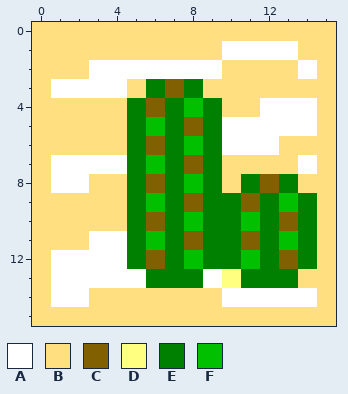
Pixel-art sprite -- assets/kaktus.png. Above: the version before the commit.
The file is 16x16 pixels. Colours within 5 levels of each other are drawn and written as one.
Palette (. is transparent): A #ffffff  B #ffdf80  C #806000  D #ffff80  E #008000  F #00c000
Pixels before, first column x 0:
 0 BBBBBBBBBBBBBBBB
 1 BBBBBBBBBBAAAABB
 2 BBBAAAAAAABBBBAB
 3 BAAAABECEBBBBBBB
 4 BBBBBECEFEBBAAAB
 5 BBBBBEFECEAAAAAB
 6 BBBBBECEFEAAABBB
 7 BAAAAEFECEBBBBAB
 8 BAABBECEFEBECEBB
 9 BBBBBEFECEECEFEB
10 BBBBBECEFEEFECEB
11 BBBAAEFECEECEFEB
12 BAAAAECEFEEFECEB
13 BAAAAAEEEADEEEBB
14 BAABBBBBBBAAAAAB
15 BBBBBBBBBBBBBBBB
Once edited:
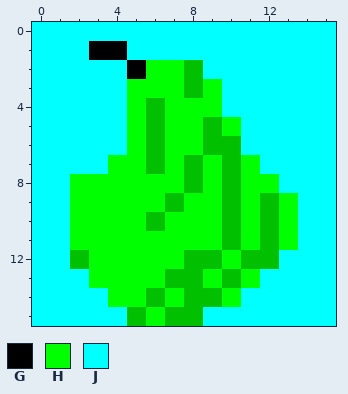
Colours new in this view: G #000000  H #00ff00  J #00ffff
Changes in this commit:
Changed rows in their new state; - is an unchanged pixel.
first column x 0:
 0 JJJJJJJJJJJJJJJJ
 1 JJJGGJJJJJJJJJJJ
 2 JJJJJGHHFJJJJJJJ
 3 JJJJJHHHFHJJJJJJ
 4 JJJJJHFHHHJJJJJJ
 5 JJJJJH-HHFHJJJJJ
 6 JJJJJHFHHFFJJJJJ
 7 JJJJHH-HFHFHJJJJ
 8 JJHHHHHH-HFHHJJJ
 9 JJHHHHHFHHFHFHJJ
10 JJHHHHFHHHFHFHJJ
11 JJHHHHHHHHFHFHJJ
12 JJFHHHHH-FH-FJJJ
13 JJJHHHHFFHFHJJJJ
14 JJJJHHFHFFHJJJJJ
15 JJJJJFHFFJJJJJJJ
